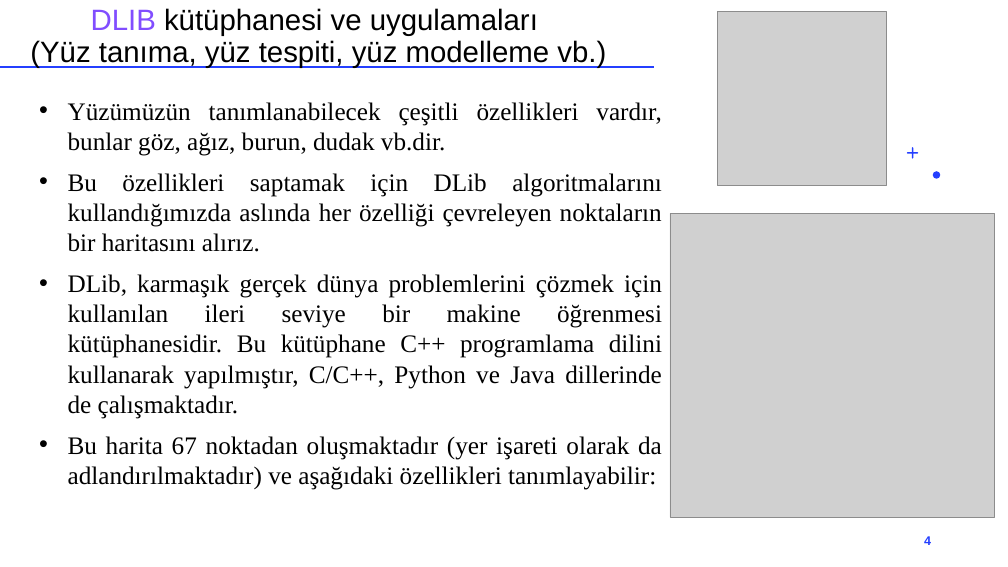
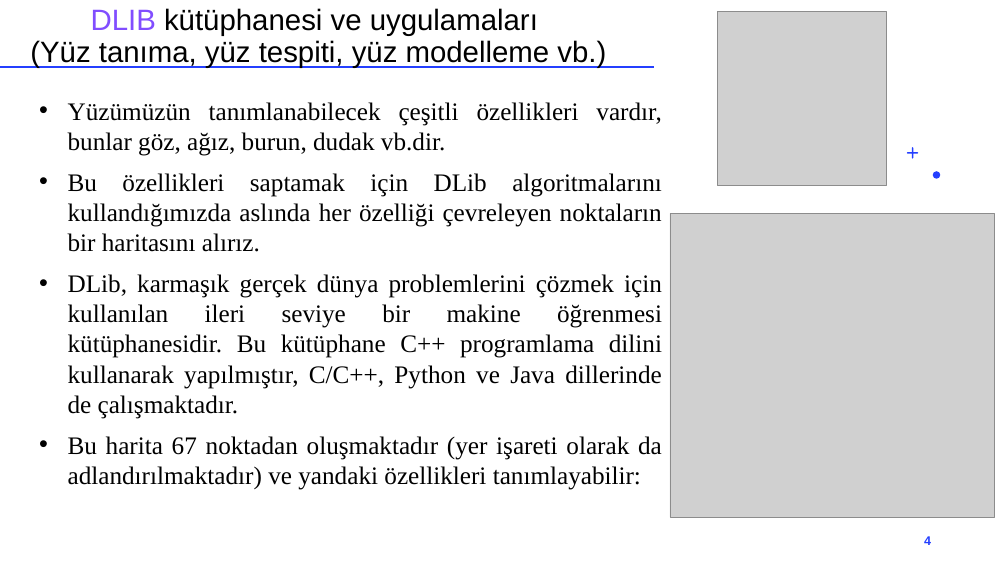
Before and after one commit to akaraci/DerinOgrenmeGercekZamanliSistemler, a slide deck: slide 4 of Sunumlar/Sunum-1.pptx. Drawn at 1008x567 pixels with LibreOffice and Linux fonts; fonts in the diff are those of the drawing; grey boxes stand for pictures. Boxes give left, top, right and bottom in pixels: in the first picture for what was removed or moved away, otherwise in the second. Text is boxed around its words. In the diff, an @@ line names an element or a change of style, - is before the commit and + after.

```diff
--- a/Sunumlar/Sunum-1.pptx
+++ b/Sunumlar/Sunum-1.pptx
@@ text at [68, 436, 662, 490]: text changed @@
-• Bu harita 67 noktadan oluşmaktadır (yer işareti olarak da adlandırılmaktadır) ve aşağıdaki özellikleri tanımlayabilir:
+• Bu harita 67 noktadan oluşmaktadır (yer işareti olarak da adlandırılmaktadır) ve yandaki özellikleri tanımlayabilir:
```
Also in this commit, not shown: 3 other slides changed.
